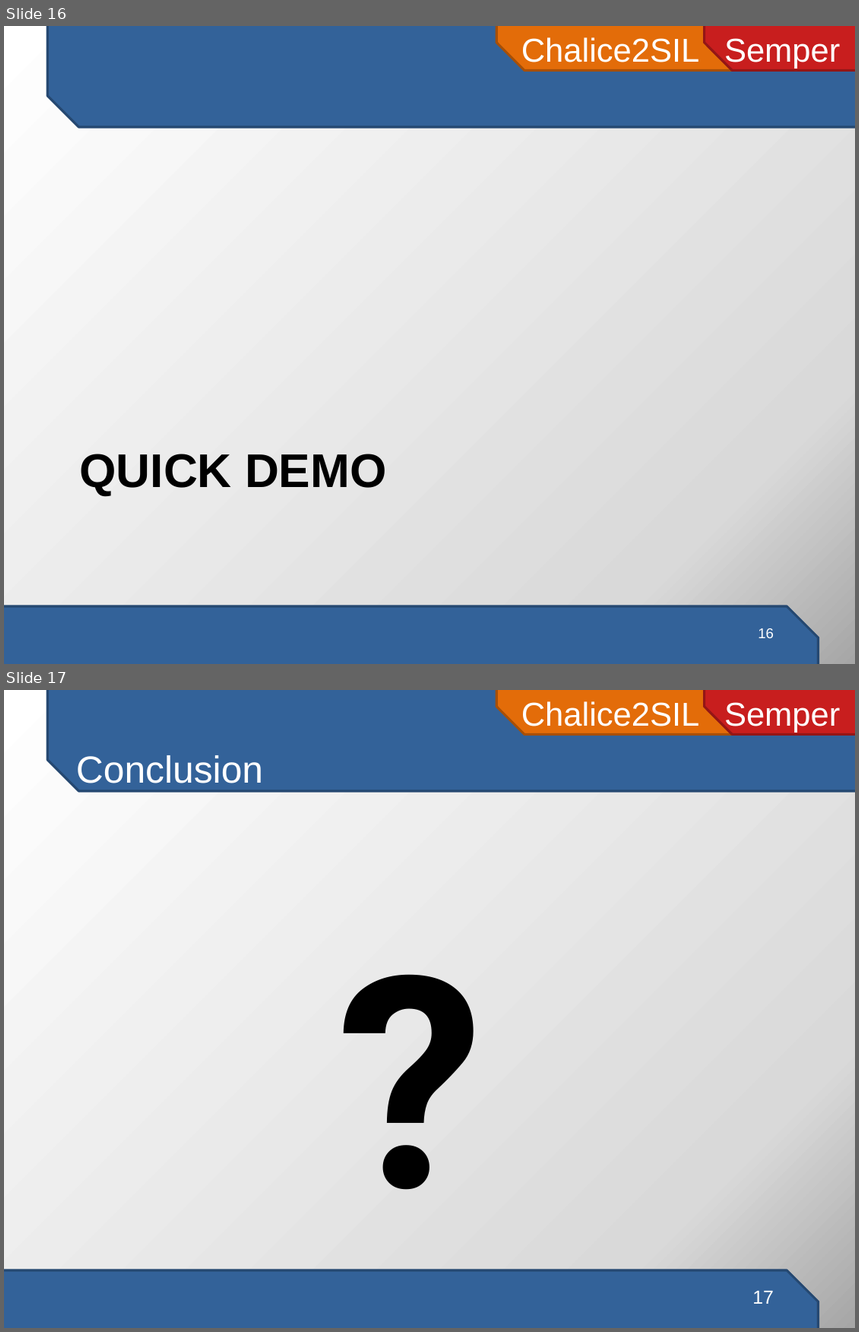
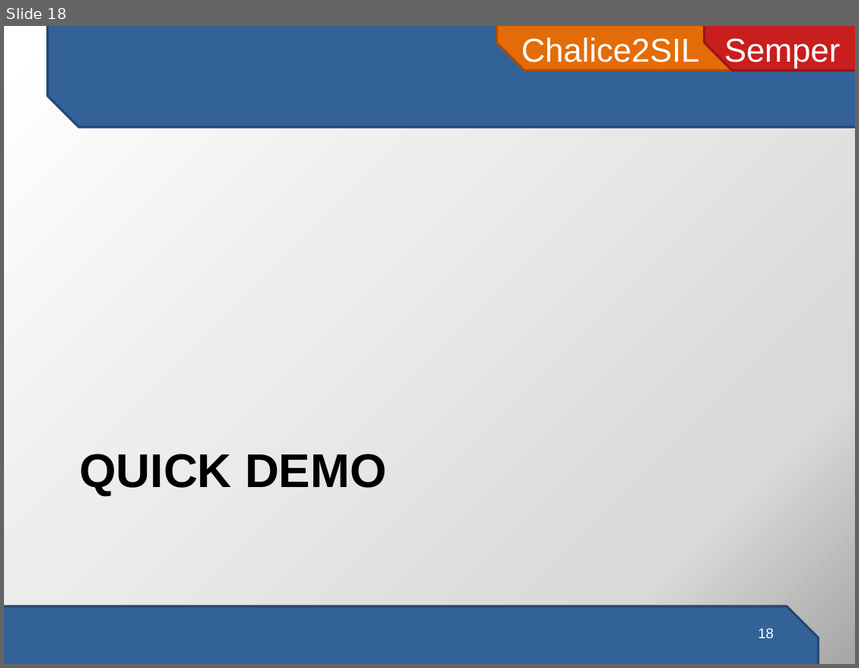
Before and after one commit to viperproject/chalice2silver, a slide deck: chalice2sil/doc/presentation/chalice2sil-presentation.pptx. Shown one above the other, each under a label of ours: slides 16 and 17 before the commit, slide 18 after it. The pictures are 859x1332 and 859x668 pixels, drawn with LibreOffice and Linux fonts; fonts in the diff are those of the drawing. Boxes give left, top, right and bottom in pixels: in the first picture for what was removed or moved away, otherwise in the second. Text is boxed around its words. In the diff, an @@ line names an element or a change of style, - is before the commit and + after.

```diff
--- a/chalice2sil/doc/presentation/chalice2sil-presentation.pptx
+++ b/chalice2sil/doc/presentation/chalice2sil-presentation.pptx
@@ slide 17 removed at [4,690,855,1328], background gradient #FFFFFF to #D9D9D9 to #A6A6A6; not listed: 4 template elements that a slide beside it also shows @@
@@ title removed at [76,755,263,791] @@
-Conclusion
@@ text removed at [329,888,604,1255] @@
-?
@@ page number removed at [753,1291,774,1304] @@
-17
@@ what was slide 16 is now slide 18 @@
```
Also in this commit, not shown: 1 slide changed, 7 slides added, 3 other slides removed, 5 other files.
